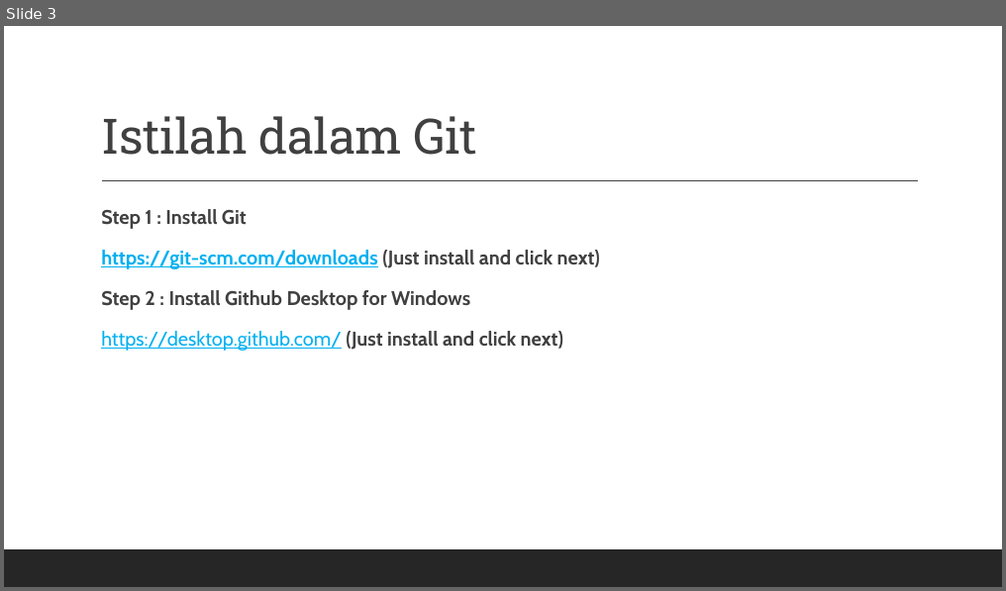
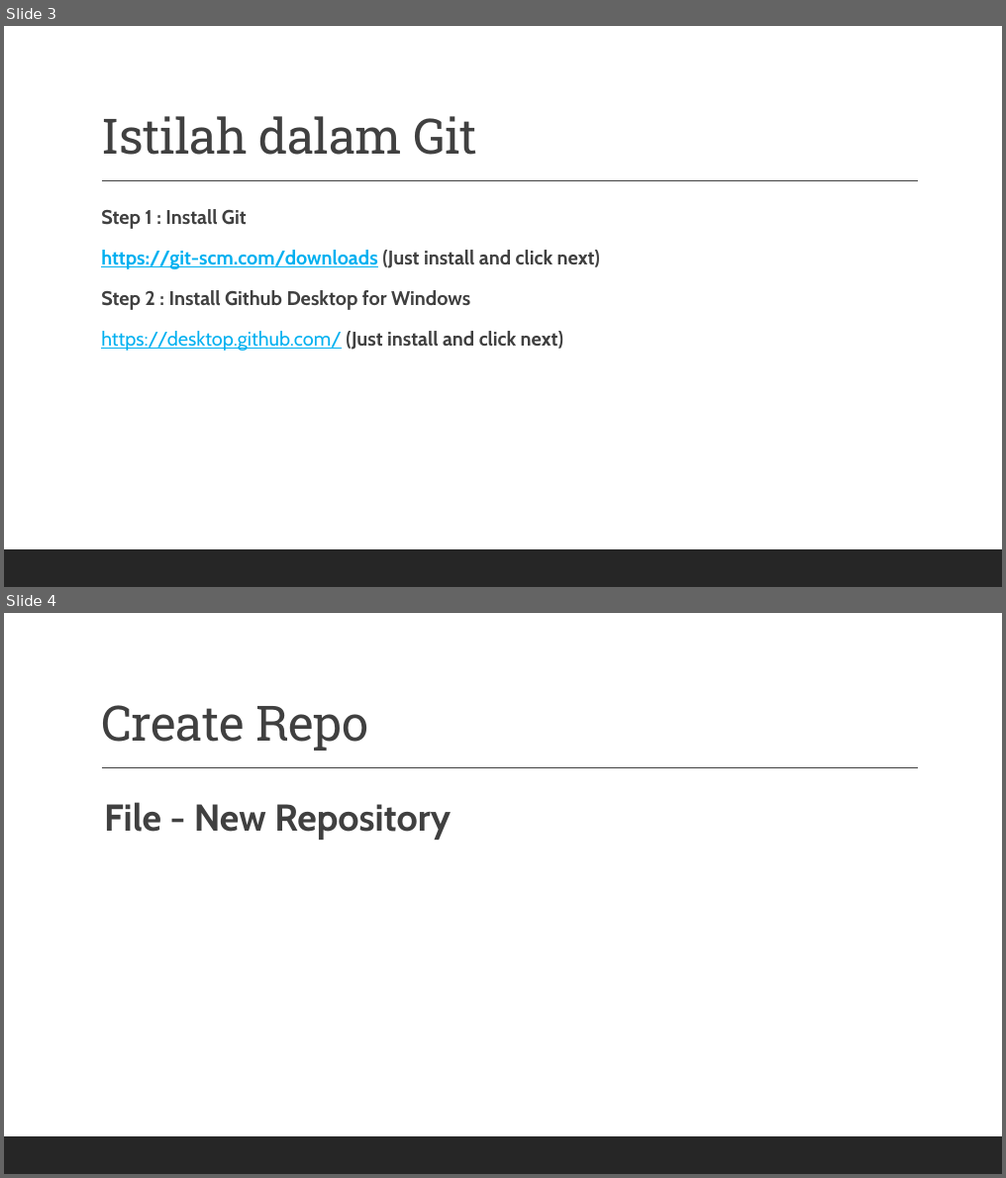
Before and after one commit to tianreformis/XI_2022-2023, a slide deck: Version Control System (VCs).pptx. Shown one above the other, each under a label of ours: slide 3 before the commit, slides 3 and 4 after it. The pictures are 1006x591 and 1006x1178 pixels, drawn with LibreOffice and Linux fonts; fonts in the diff are those of the drawing. Boxes give left, top, right and bottom in pixels: in the first picture for what was removed or moved away, otherwise in the second. Text is boxed around its words. In the diff, an @@ line names an element or a change of style, - is before the commit and + after.

```diff
--- a/Version Control System (VCs).pptx
+++ b/Version Control System (VCs).pptx
@@ slide 4 added at bbox=[4, 613, 1002, 1174], background #FFFFFF; not listed: 2 template elements that a slide beside it also shows @@
@@ title added at bbox=[101, 705, 368, 751], 47 pt, text #404040 @@
+Create Repo
@@ text added at bbox=[104, 802, 450, 840], 36 pt, text #404040, bold @@
+  File - New Repository
```
Also in this commit, not shown: 2 other slides added, 1 other file.
